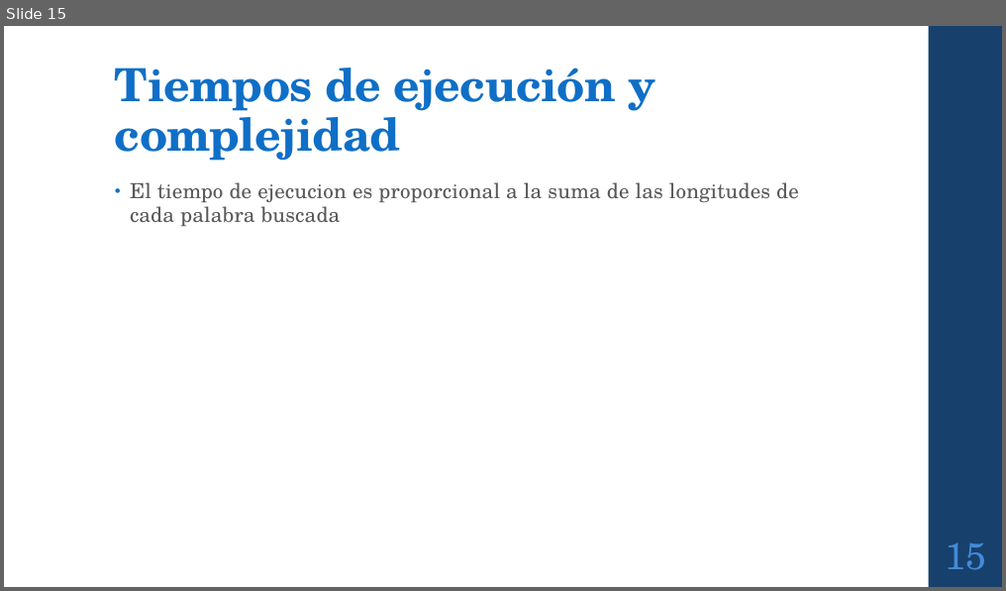
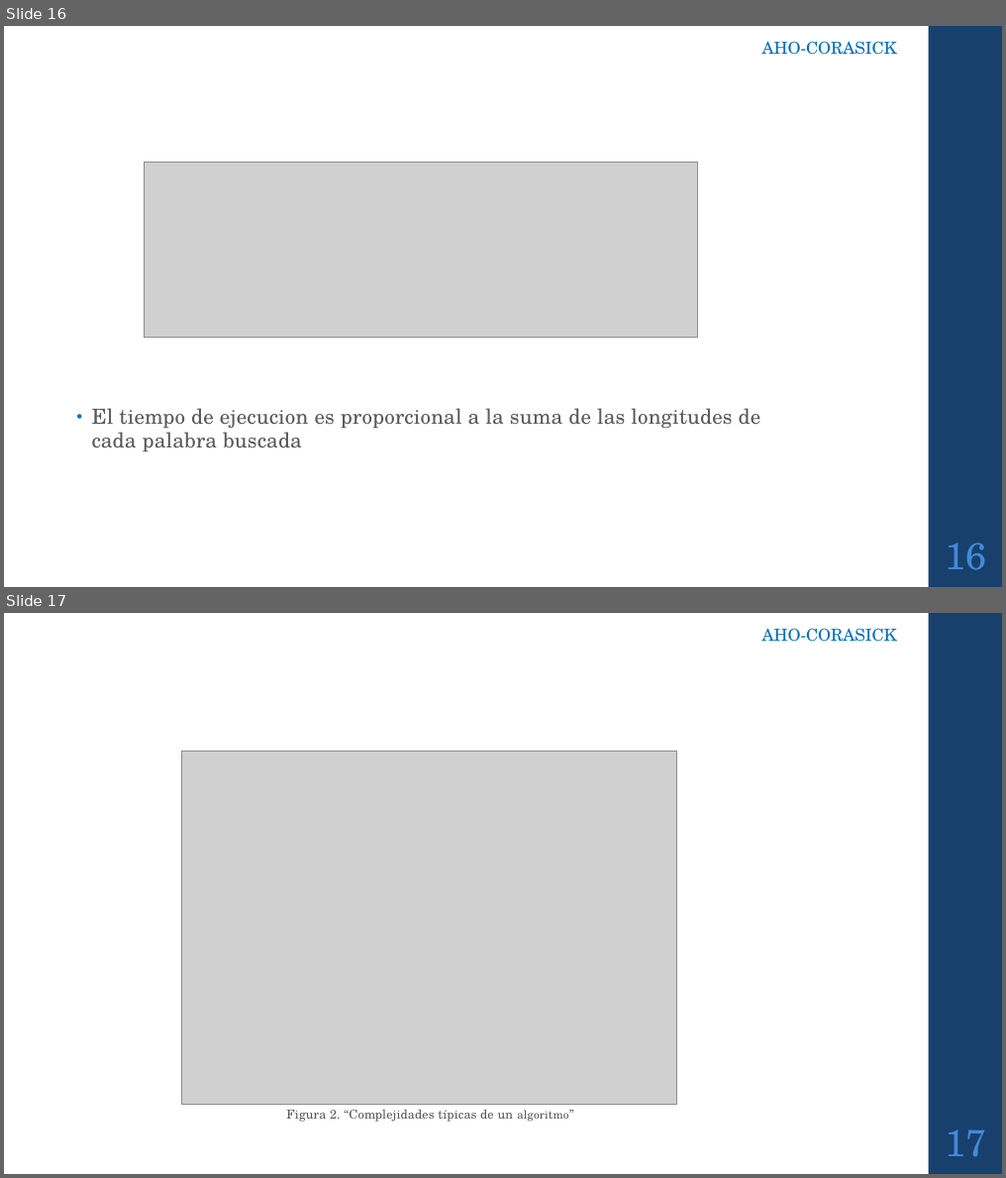
Before and after one commit to CursosIE/IE-0217-III-16-G1, a slide deck: Proyecto/proyectoFinal.pptx. Shown one above the other, each under a label of ours: slide 15 before the commit, slides 16 and 17 after it. The pictures are 1006x591 and 1006x1178 pixels, drawn with LibreOffice and Linux fonts; fonts in the diff are those of the drawing; grey boxes stand for pictures. Boxes give left, top, right and bottom in pixels: in the first picture for what was removed or moved away, otherwise in the second. Text is boxed around its words. In the diff, an @@ line names an element or a change of style, - is before the commit and + after.

```diff
--- a/Proyecto/proyectoFinal.pptx
+++ b/Proyecto/proyectoFinal.pptx
@@ slide 17 added at (x1=4, y1=613, x2=1002, y2=1174), background #FFFFFF; not listed: 1 template element that a slide beside it also shows @@
@@ text added at (x1=762, y1=628, x2=897, y2=642), 16 pt, text #0070C0 @@
+AHO-CORASICK
@@ picture added at (x1=181, y1=751, x2=677, y2=1104) @@
@@ text added at (x1=286, y1=1109, x2=568, y2=1122), 12 pt, text #595959 @@
+Figura 2. “Complejidades típicas de un algoritmo”
@@ page number added at (x1=944, y1=1130, x2=986, y2=1157), 36 pt, text #448AD7 @@
+17
@@ what was slide 15 is now slide 16 @@
@@ slide 16 changed as well @@
@@ text added at (x1=762, y1=41, x2=897, y2=55), 16 pt, text #0070C0 @@
+AHO-CORASICK
@@ title removed at (x1=115, y1=68, x2=656, y2=161) @@
-Tiempos de ejecución y complejidad
@@ picture added at (x1=145, y1=162, x2=698, y2=337) @@
@@ text "El tiempo de ejecucion es ..." moved from (x1=130, y1=182, x2=799, y2=226) to (x1=92, y1=408, x2=761, y2=452) @@
@@ page number at (x1=944, y1=543, x2=986, y2=570): text changed @@
-15
+16
```
Also in this commit, not shown: 8 other slides changed, 11 other slides added, 12 slides removed.
